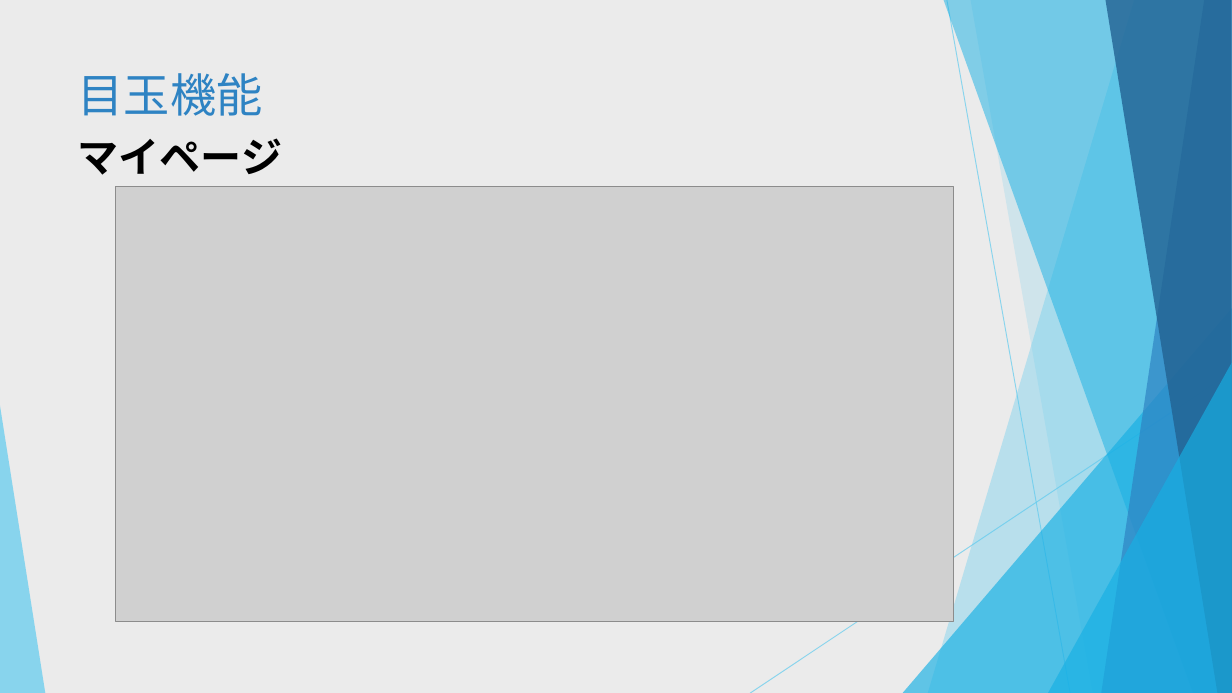
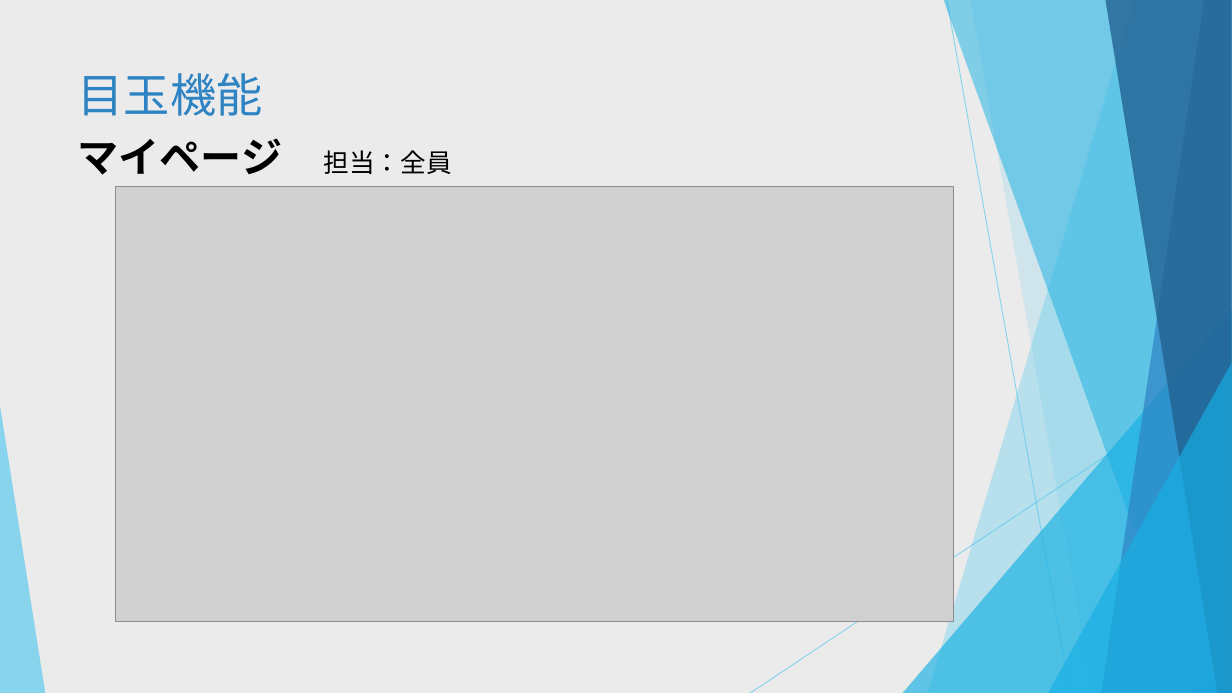
Before and after one commit to dojo2022/C-5, a slide deck: slide 14 of C5_配布資料/0630_C-5 _発表資料.pptx. Drawn at 1232x693 pixels with LibreOffice and Linux fonts; fonts in the diff are those of the drawing; grey boxes stand for pictures. Boxes give left, top, right and bottom in pixels: in the first picture for what was removed or moved away, otherwise in the second. Text is boxed around its words. In the diff, an @@ line names an element or a change of style, - is before the commit and + after.

```diff
--- a/C5_配布資料/0630_C-5 _発表資料.pptx
+++ b/C5_配布資料/0630_C-5 _発表資料.pptx
@@ text at <box>78,138,451,175</box>: text changed @@
-マイページ
+マイページ 担当：全員
```
Also in this commit, not shown: 8 other slides changed.
